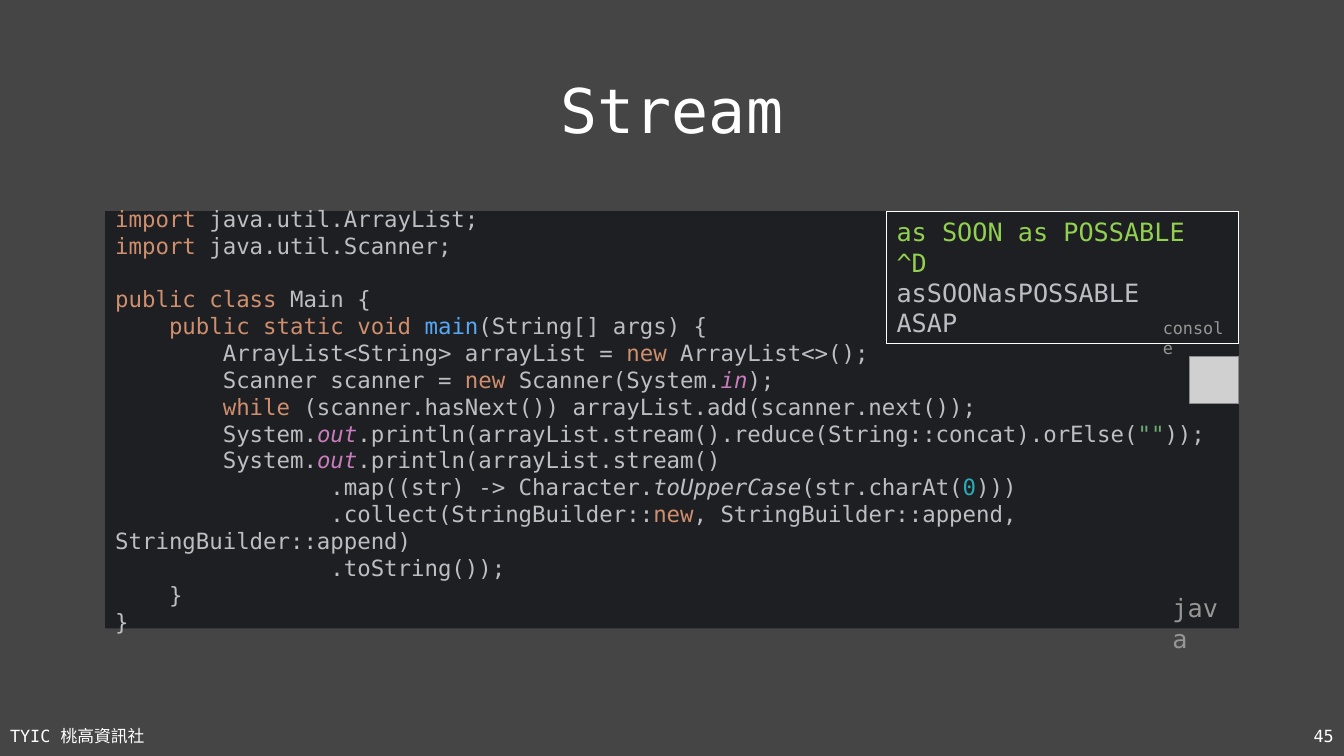
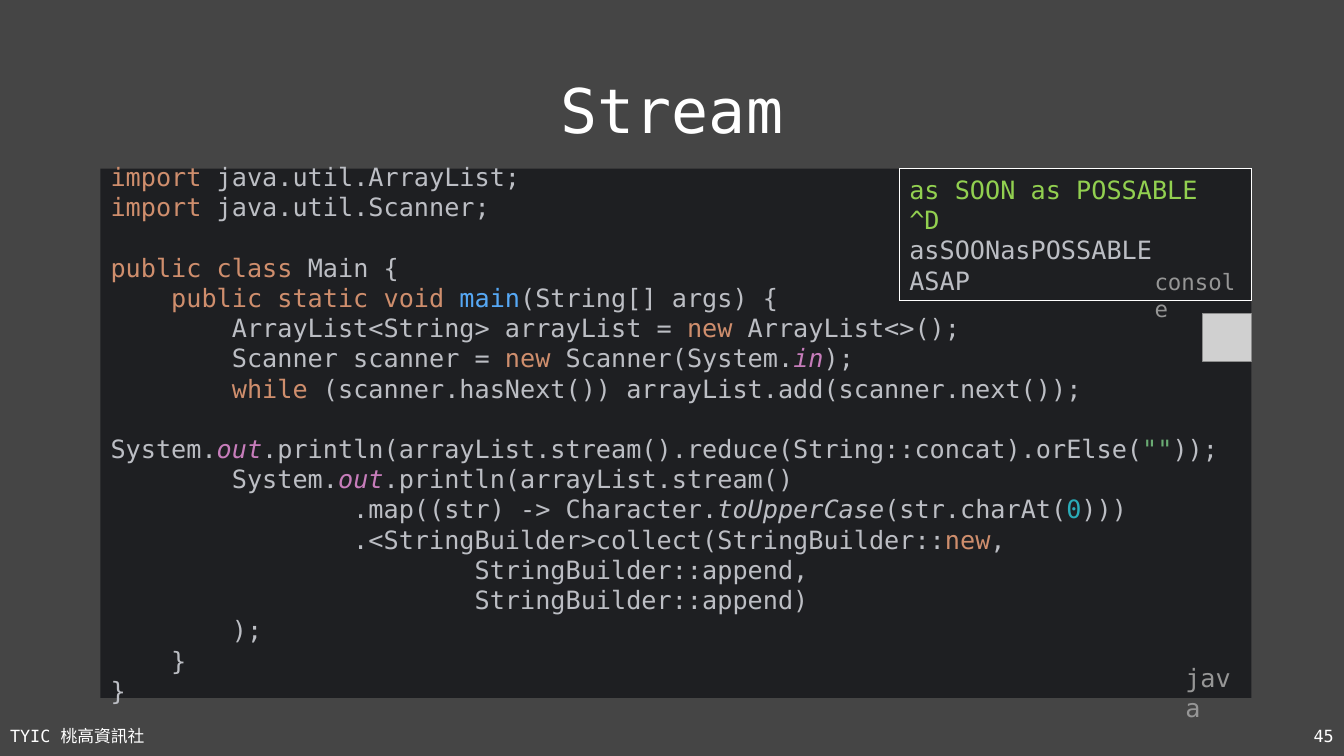
Before and after one commit to TYSHIC/slides, a slide deck: slide 45 of ppt/14_工具類別(2).pptx. Drawn at 1344x756 pixels with LibreOffice and Linux fonts; fonts in the diff are those of the drawing; grey boxes stand for pictures. Boxes give left, top, right and bottom in pixels: in the first picture for what was removed or moved away, otherwise in the second. Text is boxed around its words. In the diff, an @@ line names an element or a change of style, - is before the commit and + after.

```diff
--- a/ppt/14_工具類別(2).pptx
+++ b/ppt/14_工具類別(2).pptx
@@ rectangle "import java.util.ArrayList; import java.util.Scanner; public ...": place and size @@
-rectangle "import java.util.ArrayList; import java.util.Scanner; public ..." at (105,211,1239,628)
+rectangle "import java.util.ArrayList; import java.util.Scanner; public ..." at (101,168,1252,698)
@@ text in rectangle at (111,166,1219,615): text changed; size 16 to 18 pt @@
-import java.util.ArrayList;
-import java.util.Scanner;
-public class Main {
-public static void main(String[] args) {
-ArrayList<String> arrayList = new ArrayList<>();
-Scanner scanner = new Scanner(System.in);
-while (scanner.hasNext()) arrayList.add(scanner.next());
-System.out.println(arrayList.stream().reduce(String::concat).orElse(""));
-System.out.println(arrayList.stream()
-.map((str) -> Character.toUpperCase(str.charAt(0)))
-.collect(StringBuilder::new, StringBuilder::append, StringBuilder::append)
-.toString());
-}
-}
+import java.util.ArrayList;
+import java.util.Scanner;
+public class Main {
+public static void main(String[] args) {
+ArrayList<String> arrayList = new ArrayList<>();
+Scanner scanner = new Scanner(System.in);
+while (scanner.hasNext()) arrayList.add(scanner.next());
+System.out.println(arrayList.stream().reduce(String::concat).orElse(""));
+System.out.println(arrayList.stream()
+.map((str) -> Character.toUpperCase(str.charAt(0)))
+.<StringBuilder>collect(StringBuilder::new,
+StringBuilder::append,
+StringBuilder::append)
+);
+}
+}
@@ rectangle "as SOON as POSSABLE": place and size @@
-rectangle "as SOON as POSSABLE" at (886,211,1239,343)
+rectangle "as SOON as POSSABLE" at (899,168,1252,300)
@@ text "console": place and size @@
-text "console" at (1153,313,1239,343)
+text "console" at (1145,264,1252,301)
@@ text "console" at (1145,264,1252,301): size 12 to 16 pt @@
@@ picture: place and size @@
-picture at (1190,356,1239,403)
+picture at (1203,314,1252,361)
@@ text "java": place and size @@
-text "java" at (1163,588,1239,628)
+text "java" at (1176,657,1252,698)
```
Also in this commit, not shown: 4 other slides changed, 15 other files.
